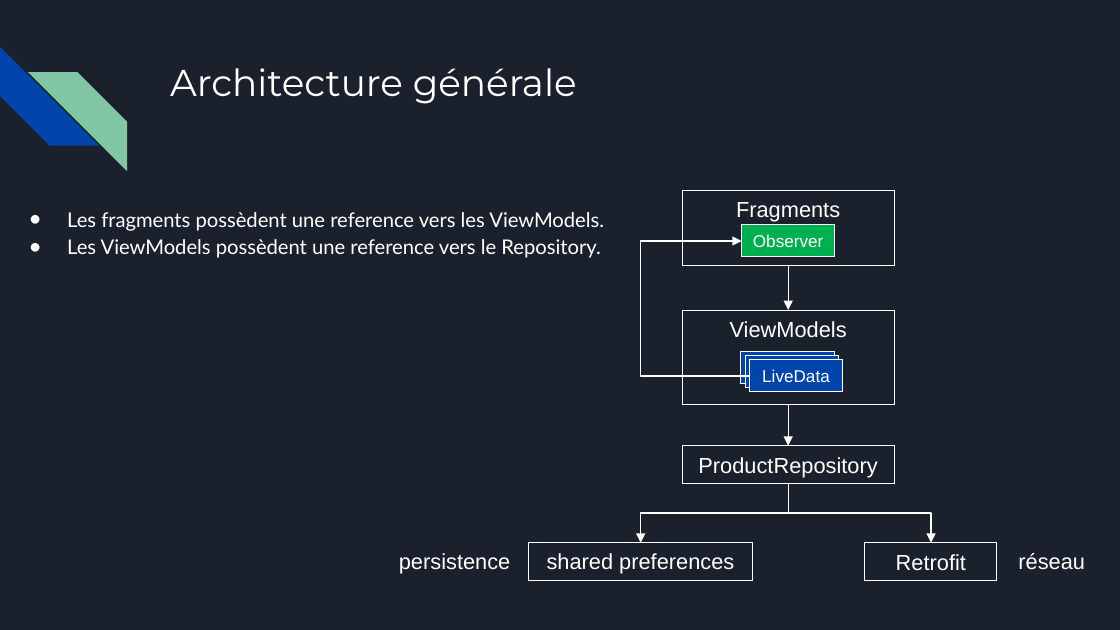
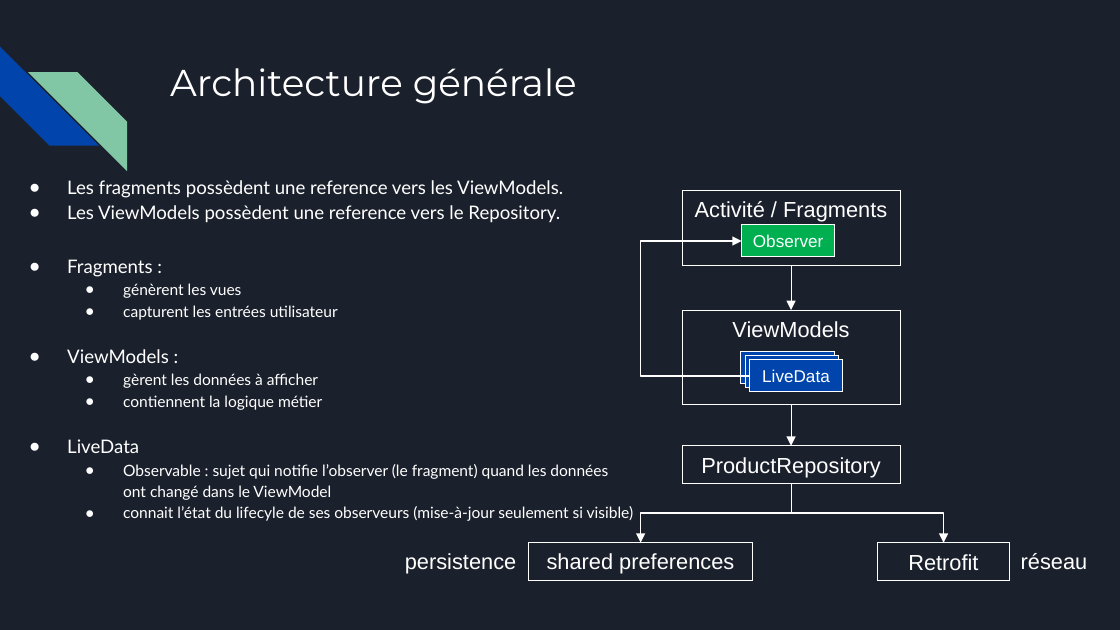
Before and after one commit to mofobo/food-scanner, a slide deck: slide 4 of presentation/food-scanner.pptx (slide 5 before the commit). Drawn at 1120x630 pixels with LibreOffice and Linux fonts; fonts in the diff are those of the drawing. Boxes give left, top, right and bottom in pixels: in the first picture for what was removed or moved away, otherwise in the second. Text is boxed around its words. In the diff, an @@ line names an element or a change of style, - is before the commit and + after.

```diff
--- a/presentation/food-scanner.pptx
+++ b/presentation/food-scanner.pptx
@@ text "Les fragments possèdent une reference ...": place and size @@
-text "Les fragments possèdent une reference ..." at [67, 212, 604, 258]
+text "Les fragments possèdent une reference ..." at [67, 180, 634, 521]
@@ text at [67, 180, 563, 223]: size 13 to 12 pt in "Les fragments possèdent une reference vers les ...", "Les ViewModels possèdent une reference vers le ..." @@
@@ rectangle "Activité / Fragments": place and size @@
-rectangle "Activité / Fragments" at [682, 190, 894, 265]
+rectangle "Activité / Fragments" at [682, 190, 900, 265]
@@ text in rectangle at [695, 201, 887, 222]: text changed @@
-Fragments
+Activité / Fragments
@@ text at [67, 259, 634, 521]: paragraphs added @@
+● Fragments :
+  ● génèrent les vues
+  ● capturent les entrées utilisateur
+● ViewModels :
+  ● gèrent les données à afficher
+  ● contiennent la logique métier
+● LiveData
+  ● Observable : sujet qui notifie l’observer (le fragment) quand les données
+    ont changé dans le ViewModel
+  ● connait l’état du lifecyle de ses observeurs (mise-à-jour seulement si visible)
@@ rectangle "ViewModels": place and size @@
-rectangle "ViewModels" at [682, 310, 894, 404]
+rectangle "ViewModels" at [682, 310, 900, 404]
@@ rectangle "ProductRepository": place and size @@
-rectangle "ProductRepository" at [682, 446, 894, 484]
+rectangle "ProductRepository" at [682, 446, 900, 484]
@@ elbow arrow (791, 484) - (641, 543): route changed @@
@@ elbow arrow moved from (788, 484) - (931, 543) to (791, 484) - (943, 543) @@
@@ text "persistence": place and size @@
-text "persistence" at [399, 553, 510, 573]
+text "persistence" at [405, 553, 516, 574]
@@ rectangle "Retrofit": place and size @@
-rectangle "Retrofit" at [865, 543, 997, 581]
+rectangle "Retrofit" at [878, 543, 1010, 581]
```
Also in this commit, not shown: 5 other slides changed, 2 slides removed.
